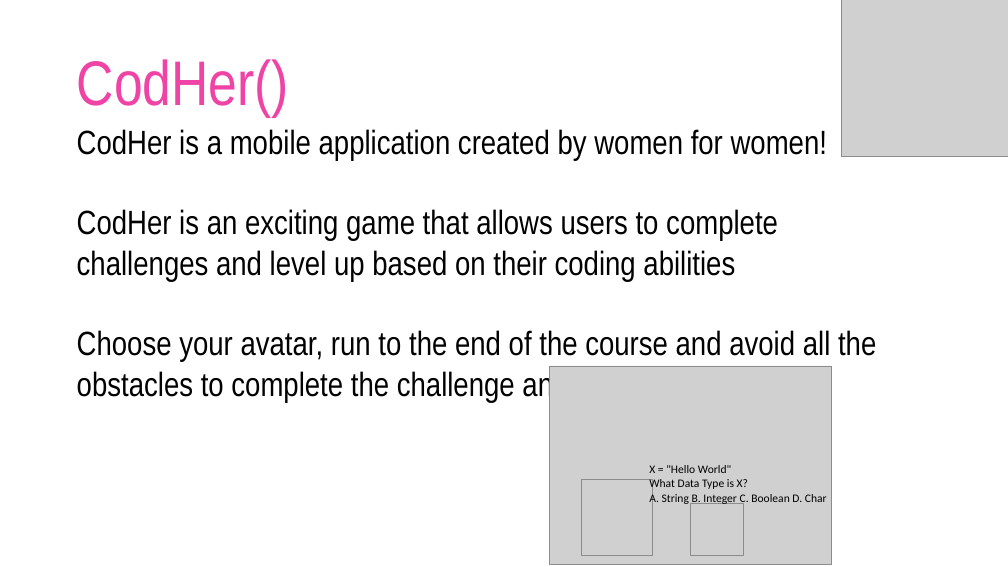
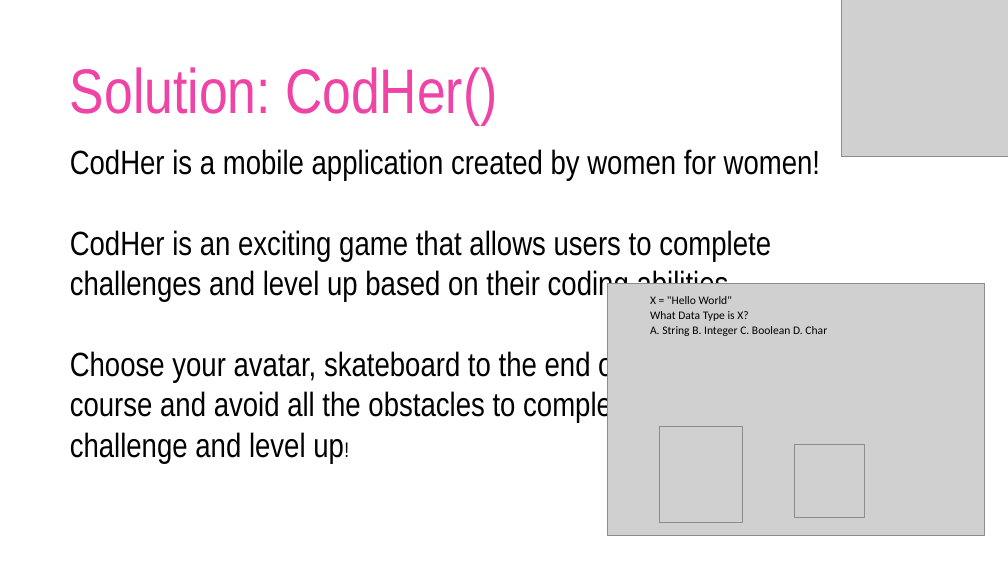
Before and after one commit to dashn98/SheInnovates19, a slide deck: slide 4 of SheInnovates19 Presentation.pptx (slide 2 before the commit). Drawn at 1008x567 pixels with LibreOffice and Linux fonts; fonts in the diff are those of the drawing; grey boxes stand for pictures; background and template pictures are left out. Boxes give left, top, right and bottom in pixels: in the first picture for what was removed or moved away, otherwise in the second. Text is boxed around its words. In the diff, an @@ line names an element or a change of style, - is before the commit and + after.

Commit message:
update presentation

```diff
--- a/SheInnovates19 Presentation.pptx
+++ b/SheInnovates19 Presentation.pptx
@@ title at <box>70,67,497,124</box>: text changed @@
-CodHer()
+Solution: CodHer()
@@ text "CodHer is a mobile application ...": place and size @@
-text "CodHer is a mobile application ..." at <box>77,129,876,403</box>
+text "CodHer is a mobile application ..." at <box>70,149,820,463</box>
@@ picture added at <box>608,284,985,535</box> @@
@@ text "X = "Hello World" What ...": place and size @@
-text "X = "Hello World" What ..." at <box>649,465,827,506</box>
+text "X = "Hello World" What ..." at <box>650,296,827,336</box>
@@ text at <box>70,348,635,463</box>: text changed @@
-Choose your avatar, run to the end of the course and avoid all the obstacles to complete the challenge and level up!
+Choose your avatar, skateboard to the end of the
+course and avoid all the obstacles to complete the
+challenge and level up!
@@ picture removed at <box>550,366,833,565</box> @@
@@ picture: place and size @@
-picture at <box>582,479,653,556</box>
+picture at <box>659,426,743,522</box>
@@ picture: place and size @@
-picture at <box>690,504,743,556</box>
+picture at <box>794,445,864,518</box>
```
Also in this commit, not shown: 2 other slides changed, 3 slides added, 1 other file.
